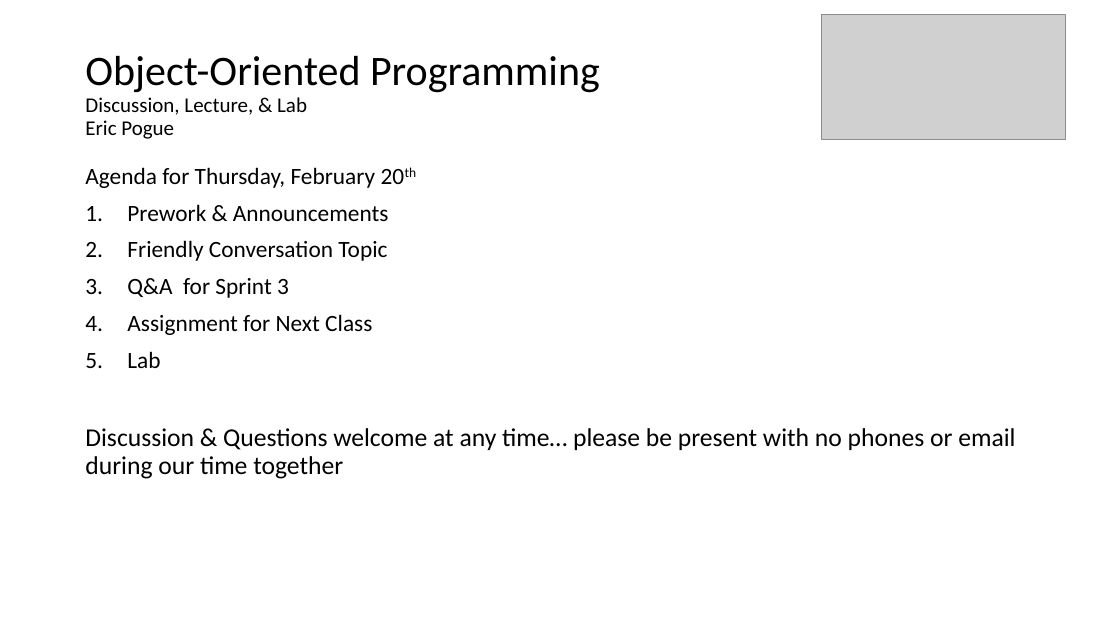
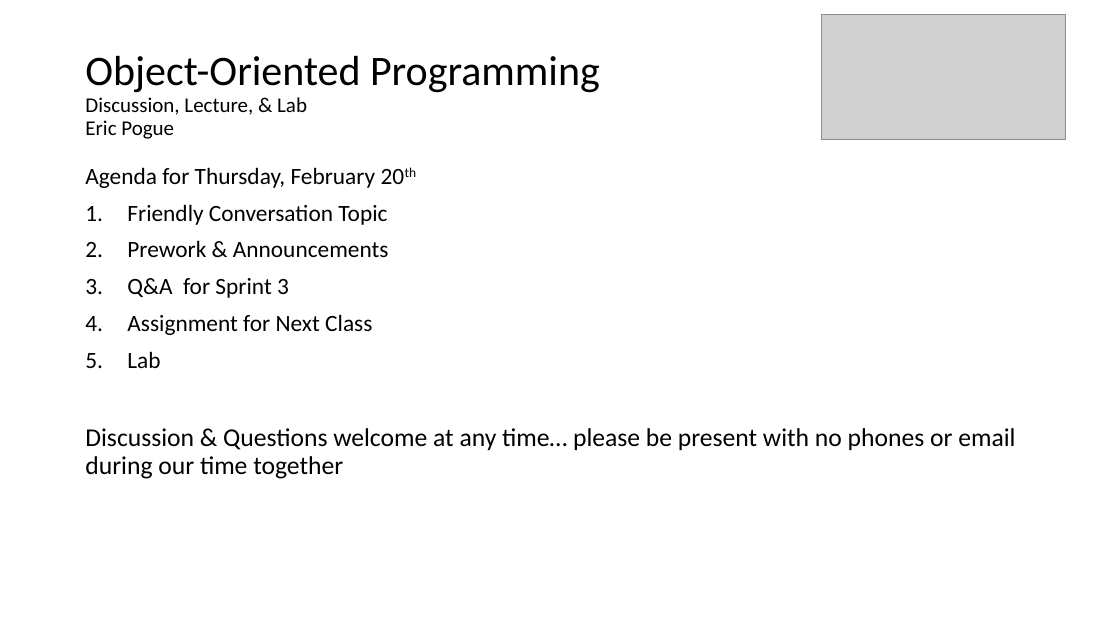
Before and after one commit to EricJPogue/CPSC-24500, a slide deck: slide 1 of lecture-slides/2020-02-20-oop.pptx. Drawn at 1120x630 pixels with LibreOffice and Linux fonts; fonts in the diff are those of the drawing; grey boxes stand for pictures. Boxes give left, top, right and bottom in pixels: in the first picture for what was removed or moved away, otherwise in the second. Text is boxed around its words. In the diff, an @@ line names an element or a change of style, - is before the commit and + after.

Commit message:
Update file.

```diff
--- a/lecture-slides/2020-02-20-oop.pptx
+++ b/lecture-slides/2020-02-20-oop.pptx
@@ text at [127,204,387,225]: paragraph added @@
+1. Friendly Conversation Topic
@@ text at [127,240,387,261]: paragraph removed @@
-2. Friendly Conversation Topic
```
